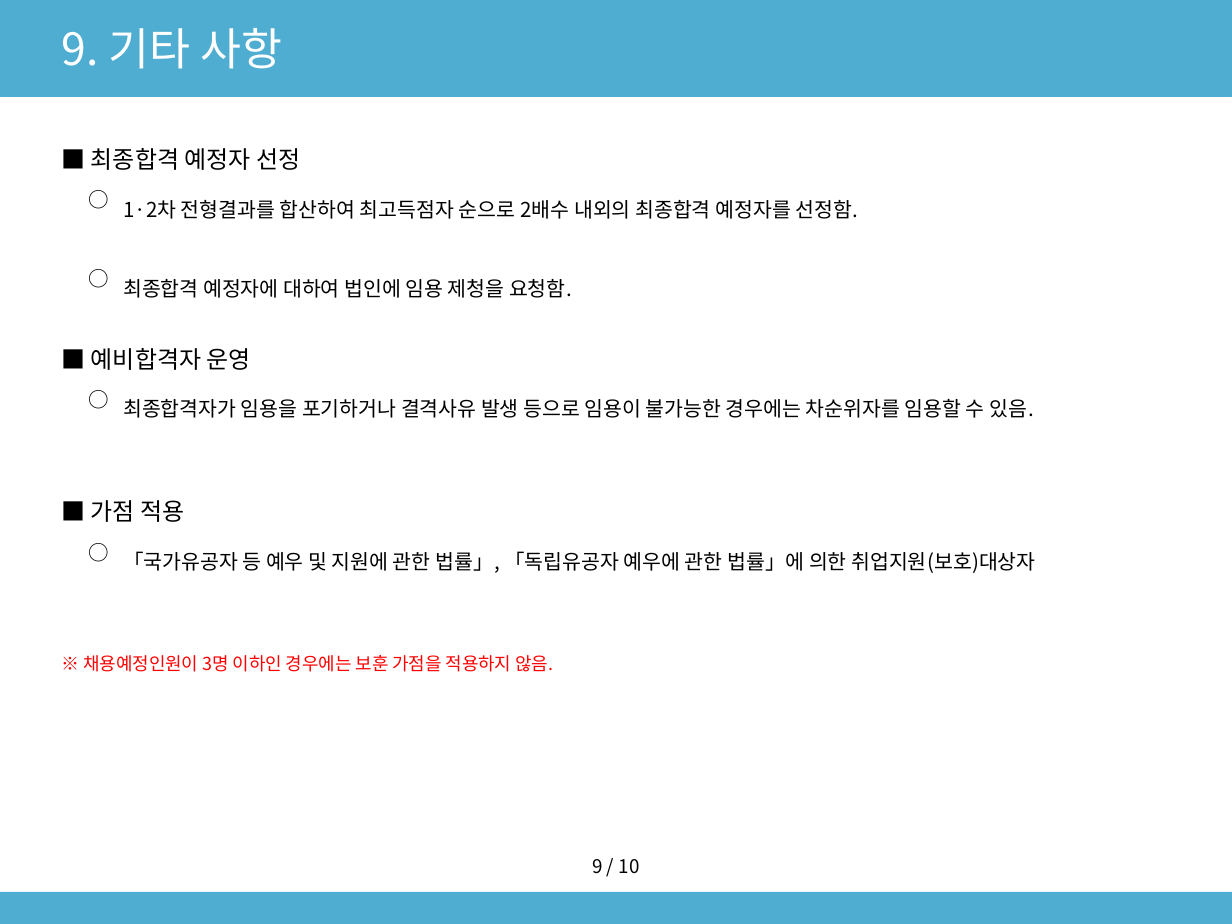
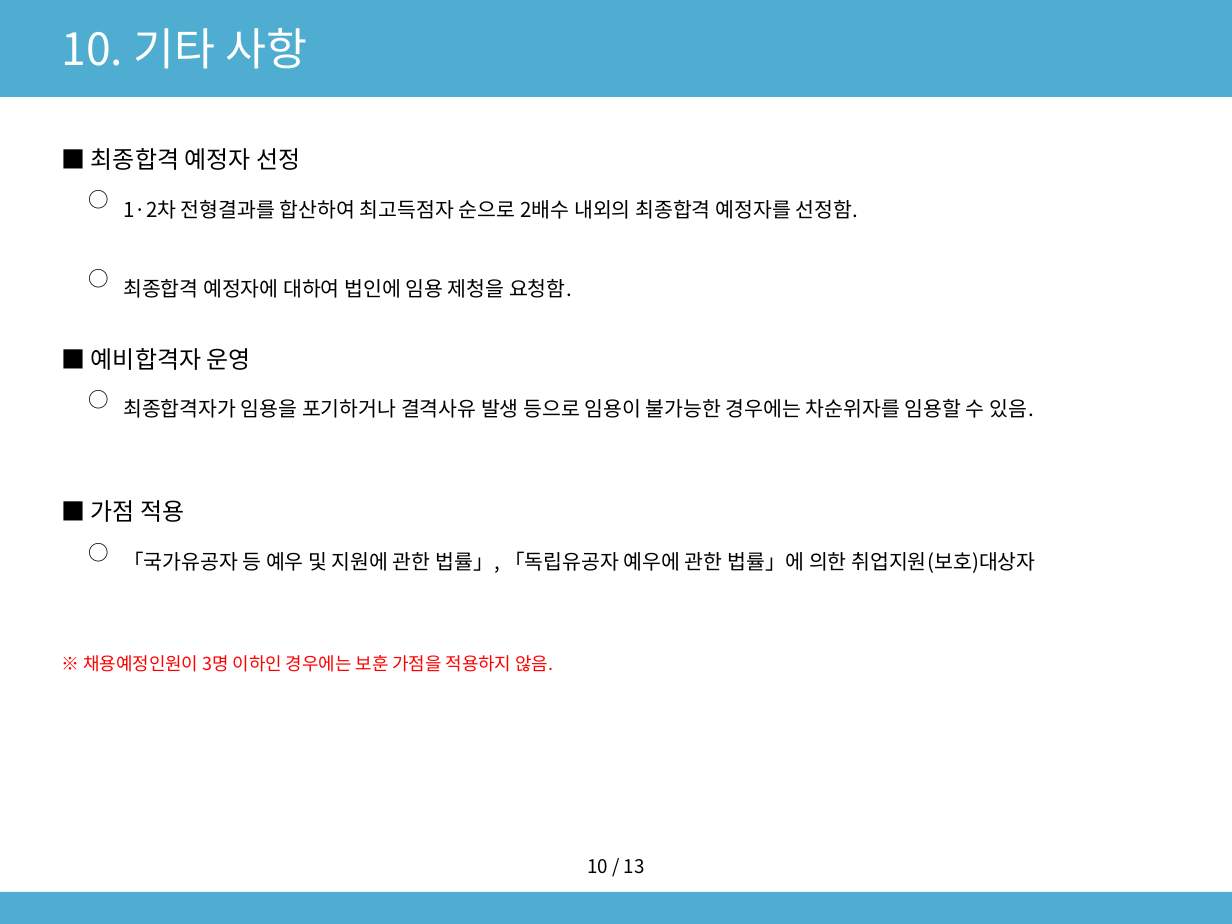
Before and after one commit to sogood459-max/miracle-guy, a slide deck: slide 12 of docs/2027년_사무직원_채용계획안.pptx (slide 11 before the commit). Drawn at 1232x924 pixels with LibreOffice and Linux fonts; fonts in the diff are those of the drawing. Boxes give left, top, right and bottom in pixels: in the first picture for what was removed or moved away, otherwise in the second. Text is boxed around its words. In the diff, an @@ line names an element or a change of style, - is before the commit and + after.

```diff
--- a/docs/2027년_사무직원_채용계획안.pptx
+++ b/docs/2027년_사무직원_채용계획안.pptx
@@ text at <box>62,28,307,69</box>: text changed @@
-9. 기타 사항
+10. 기타 사항
@@ text at <box>587,859,645,874</box>: text changed @@
-9 / 10
+10 / 13
```
Also in this commit, not shown: 10 other slides changed, 3 slides added, 1 other file.
